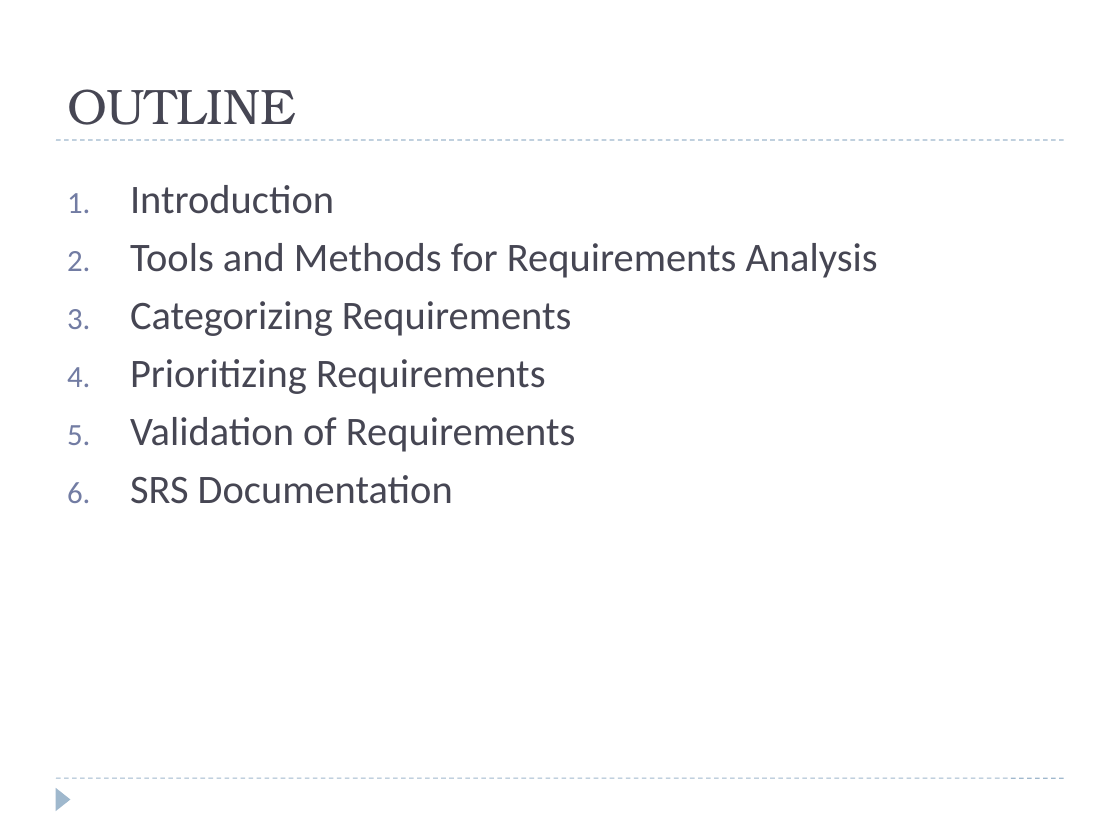
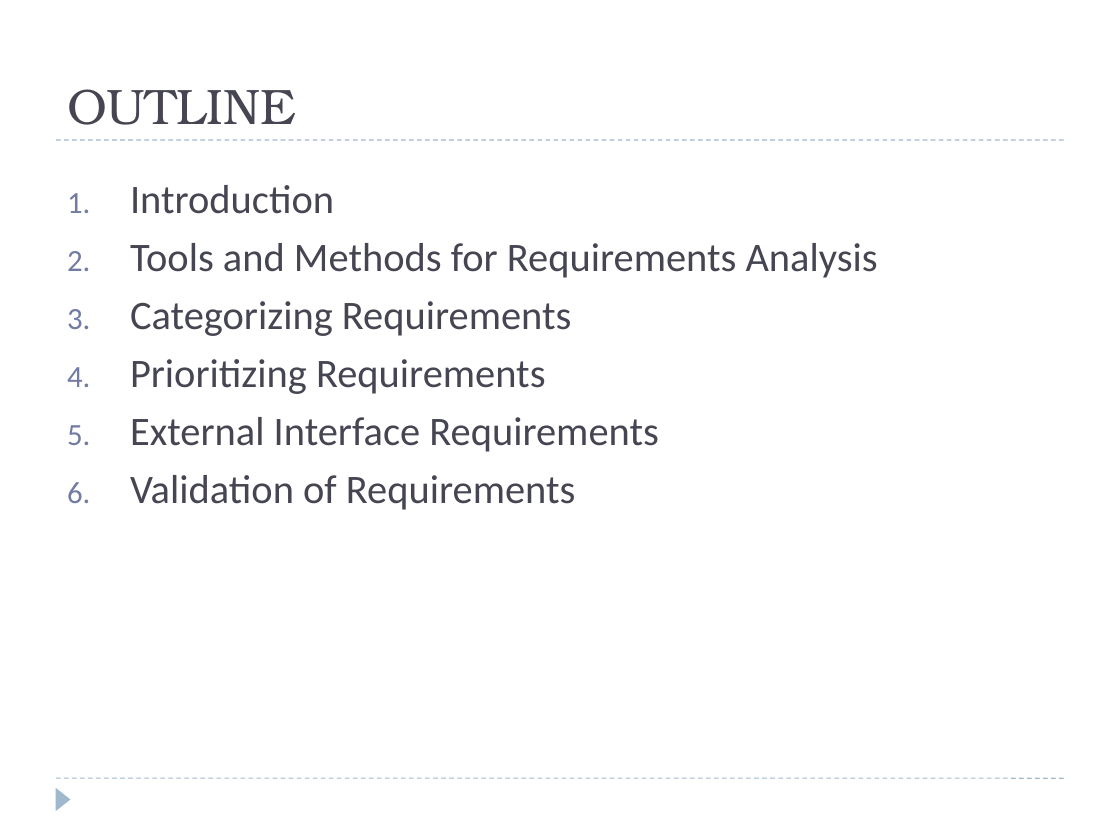
Before and after one commit to JIM440/CEF440-group-22, a slide deck: slide 2 of Task 3/GROUP_22.pptx. Drawn at 1120x840 pixels with LibreOffice and Linux fonts; fonts in the diff are those of the drawing. Boxes give left, top, right and bottom in pixels: in the first picture for what was removed or moved away, otherwise in the second. Text is boxed around its words. In the diff, an @@ line names an element or a change of style, - is before the commit and + after.

```diff
--- a/Task 3/GROUP_22.pptx
+++ b/Task 3/GROUP_22.pptx
@@ text at bbox=[130, 417, 659, 452]: paragraph added @@
+5. External Interface Requirements
@@ text at bbox=[130, 475, 453, 504]: paragraph removed @@
-6. SRS Documentation
```
Also in this commit, not shown: 4 other slides changed, 9 slides added.
